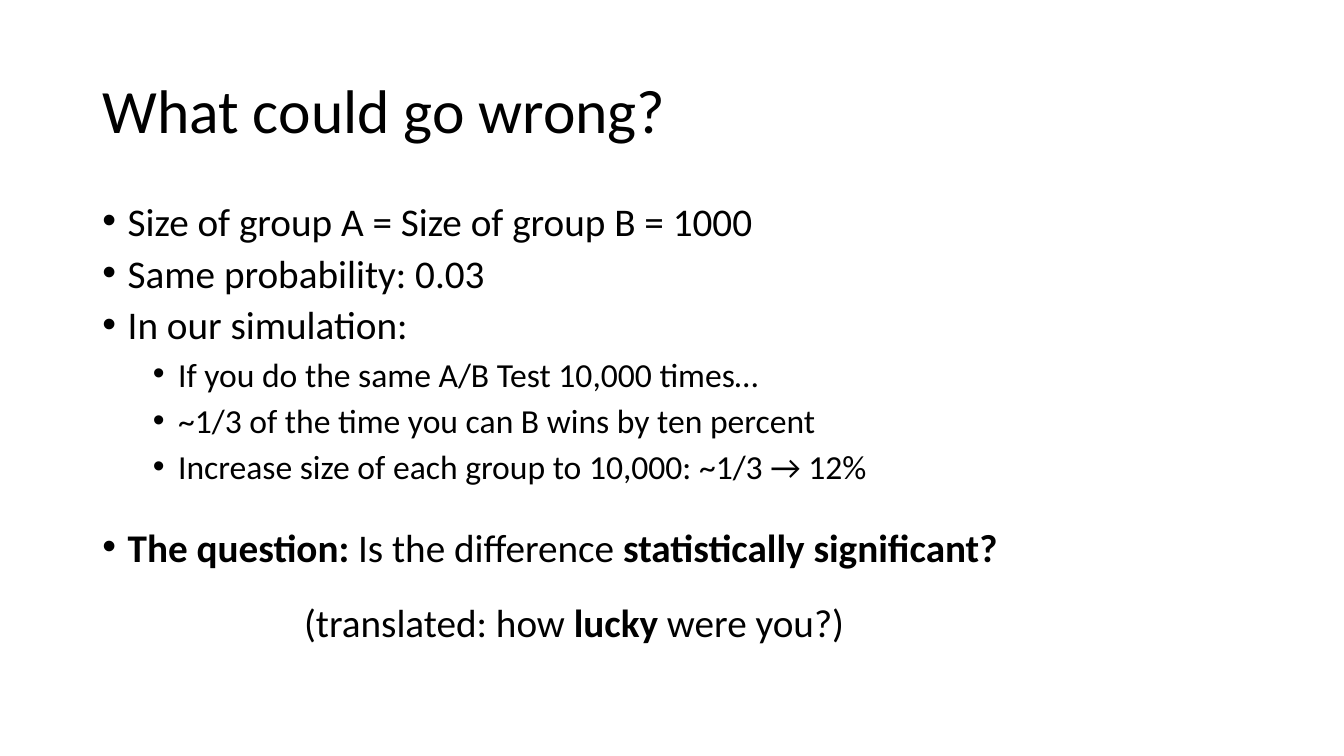
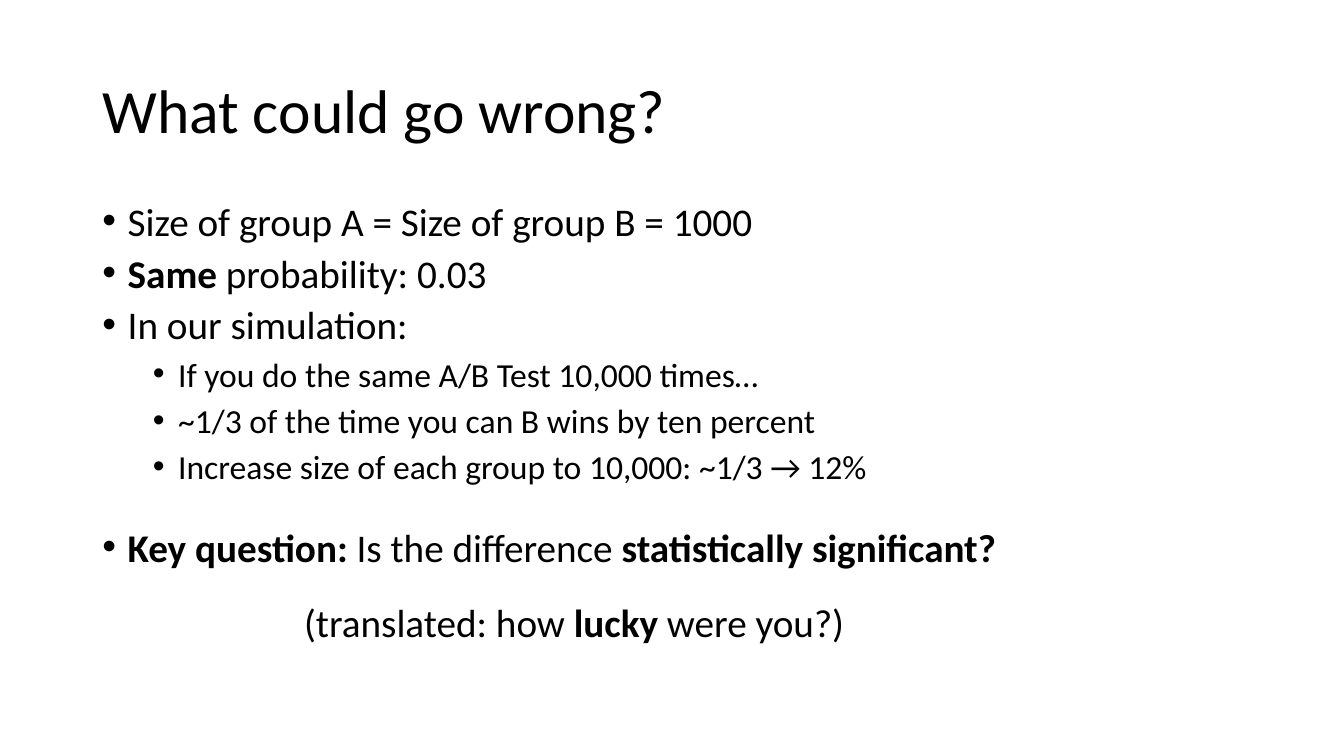
Before and after one commit to patng323/learn, a slide deck: slide 13 of FieldExperiments/AB Testing.pptx. Drawn at 1344x756 pixels with LibreOffice and Linux fonts; fonts in the diff are those of the drawing. Boxes give left, top, right and bottom in pixels: in the first picture for what was removed or moved away, otherwise in the second. Text is boxed around its words. In the diff, an @@ line names an element or a change of style, - is before the commit and + after.

```diff
--- a/FieldExperiments/AB Testing.pptx
+++ b/FieldExperiments/AB Testing.pptx
@@ text at (x1=128, y1=260, x2=486, y2=295): bold on in "Same" @@
@@ text at (x1=128, y1=534, x2=996, y2=644): text changed @@
-  • The question: Is the difference statistically significant?
-    (translated: how lucky were you?)
+  • Key question: Is the difference statistically significant?
+    (translated: how lucky were you?)
```
Also in this commit, not shown: 10 other slides changed, 12 slides added, 4 slides removed.
